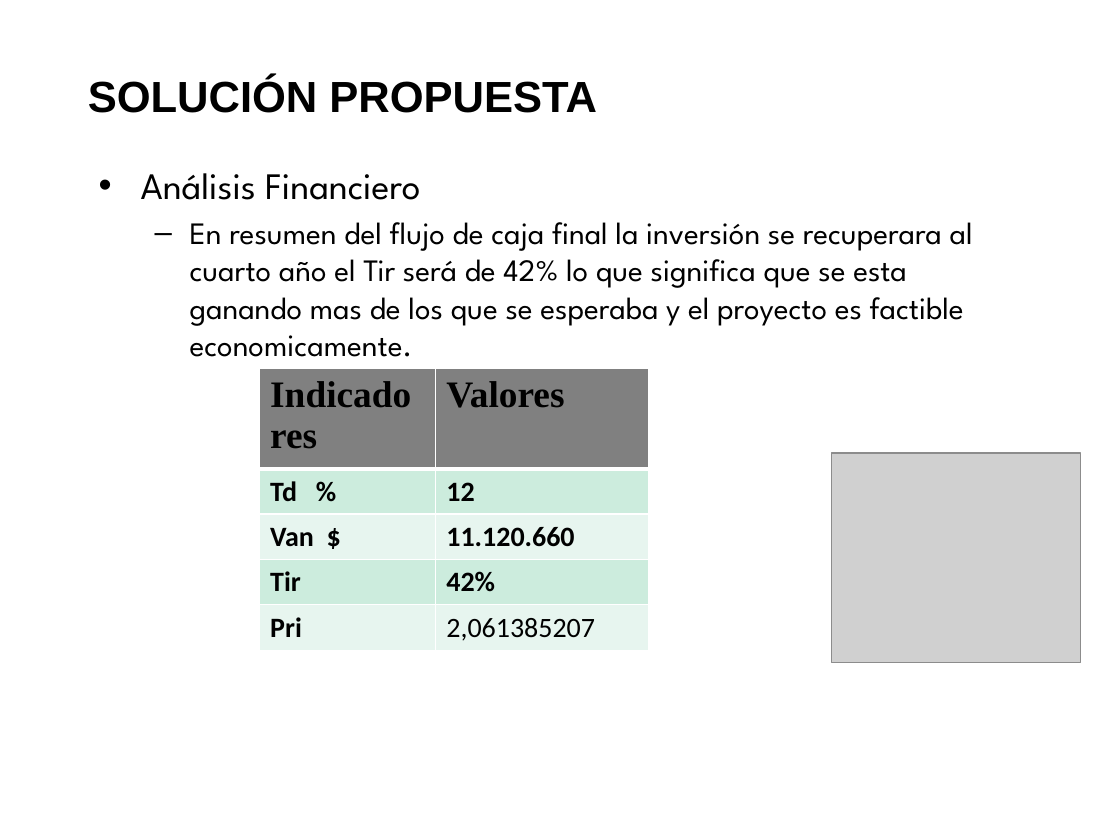
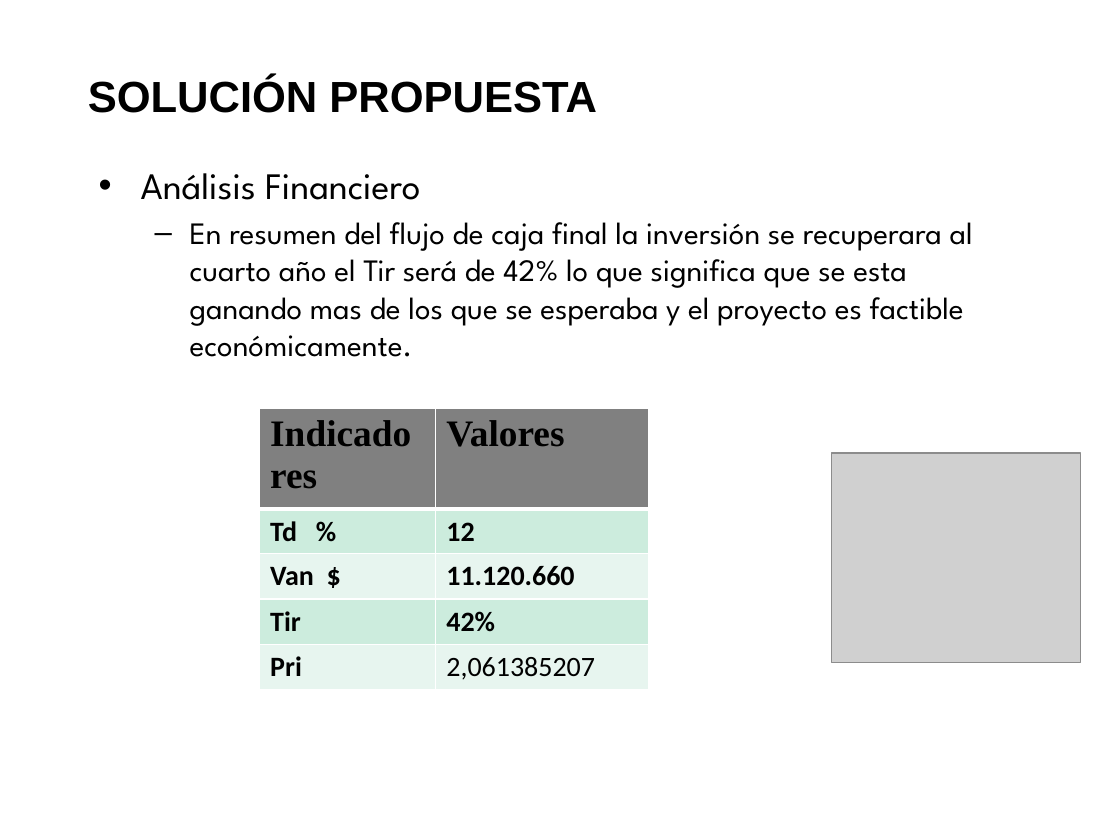
Before and after one commit to saburto/sigset, a slide deck: slide 17 of sigset/documentos/Documentos finales/Presentacion.pptx. Drawn at 1120x840 pixels with LibreOffice and Linux fonts; fonts in the diff are those of the drawing; grey boxes stand for pictures; background and template pictures are left out. Boxes give left, top, right and bottom in pixels: in the first picture for what was removed or moved away, otherwise in the second. Text is boxed around its words. In the diff, an @@ line names an element or a change of style, - is before the commit and + after.

```diff
--- a/sigset/documentos/Documentos finales/Presentacion.pptx
+++ b/sigset/documentos/Documentos finales/Presentacion.pptx
@@ text at [190, 222, 973, 357]: text changed @@
-  – En resumen del flujo de caja final la inversión se recuperara al cuarto año el Tir será de 42% lo que significa que se esta ganando mas de los que se esperaba y el proyecto es factible economicamente.
+  – En resumen del flujo de caja final la inversión se recuperara al cuarto año el Tir será de 42% lo que significa que se esta ganando mas de los que se esperaba y el proyecto es factible económicamente.
@@ table: place and size @@
-table at [259, 368, 648, 645]
+table at [259, 408, 648, 684]
```
Also in this commit, not shown: 1 other slide changed.
